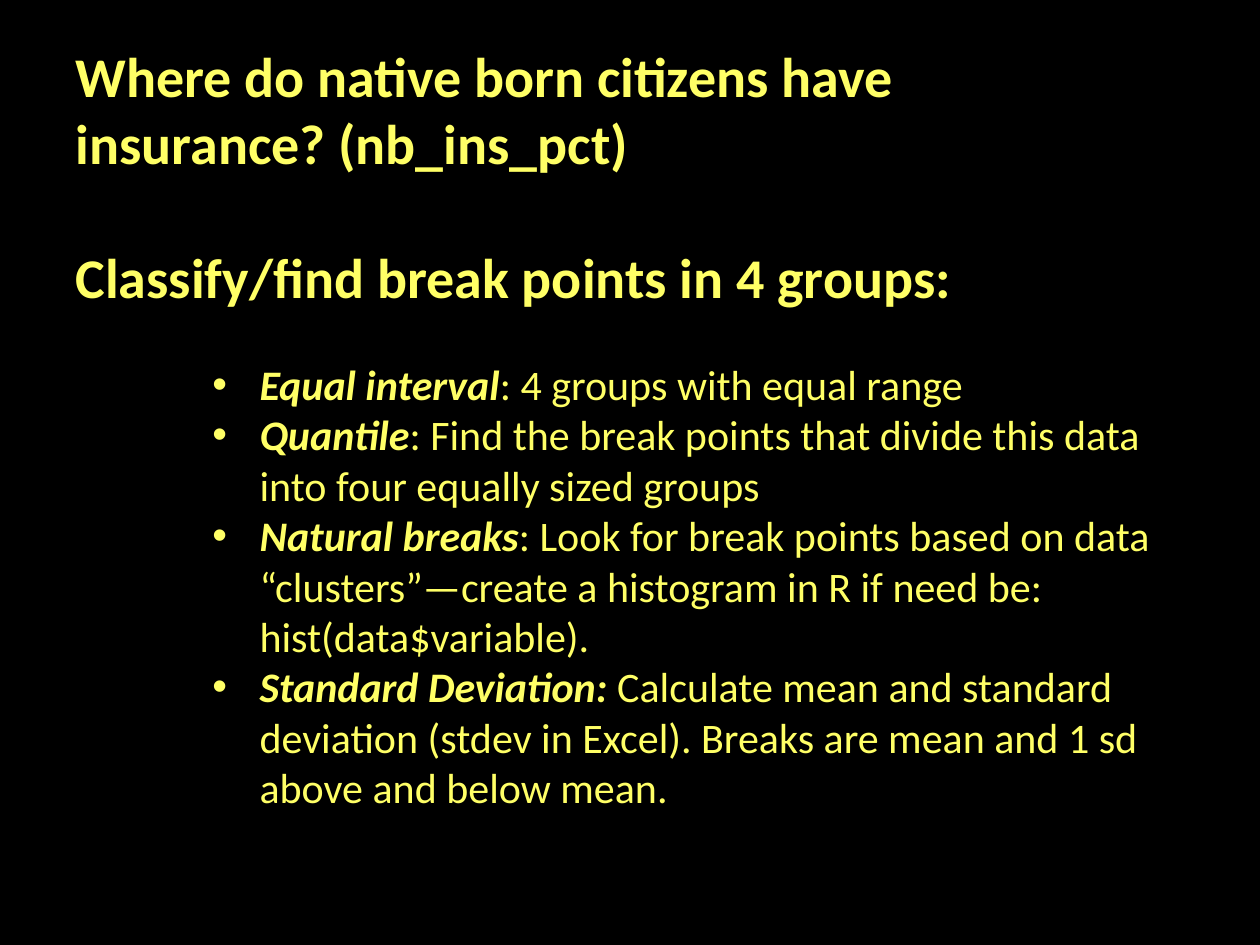
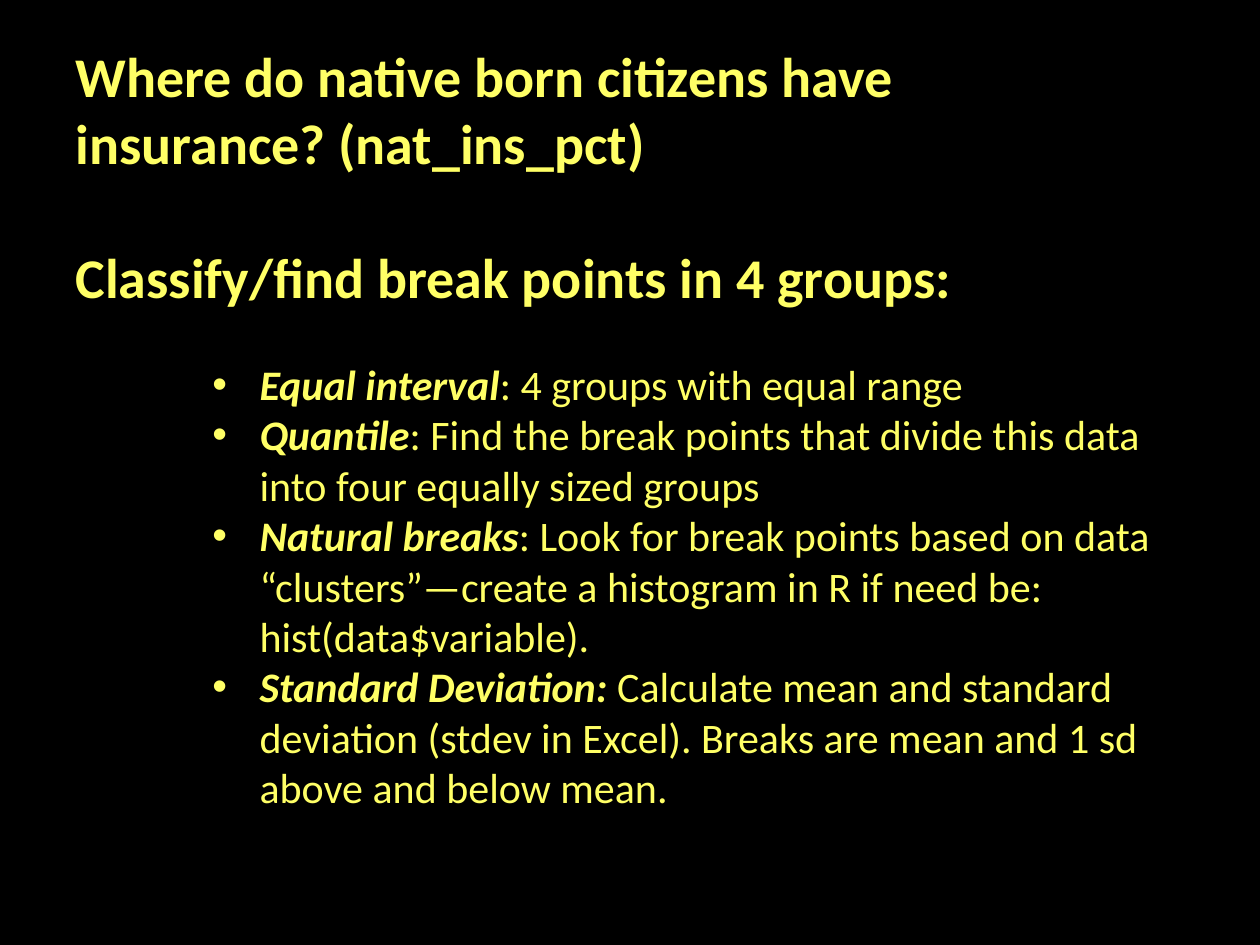
Before and after one commit to jshannon75/geog4300, a slide deck: slide 19 of Lectures/Geog4300 Fa17 Lecture 3-3 Data classification and central tendancy.pptx (slide 7 before the commit). Drawn at 1260x945 pixels with LibreOffice and Linux fonts; fonts in the diff are those of the drawing. Boxes give left, top, right and bottom in pixels: in the first picture for what was removed or moved away, otherwise in the second. Text is boxed around its words. In the diff, an @@ line names an element or a change of style, - is before the commit and + after.

```diff
--- a/Lectures/Geog4300 Fa17 Lecture 3-3 Data classification and central tendancy.pptx
+++ b/Lectures/Geog4300 Fa17 Lecture 3-3 Data classification and central tendancy.pptx
@@ text at (76, 57, 892, 173): text changed @@
-Where do native born citizens have insurance? (nb_ins_pct)
+Where do native born citizens have insurance? (nat_ins_pct)
```
Also in this commit, not shown: 1 other file.
